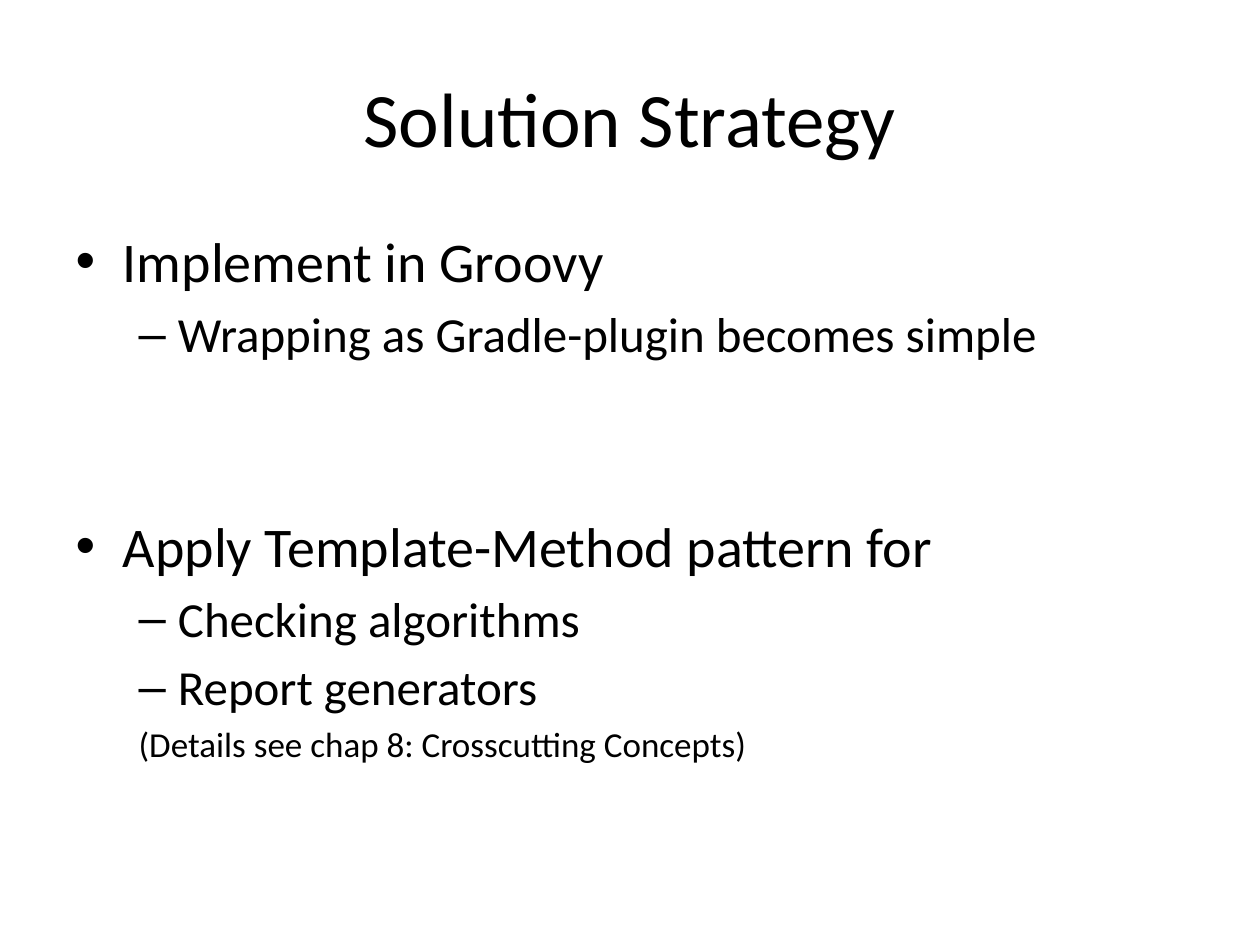
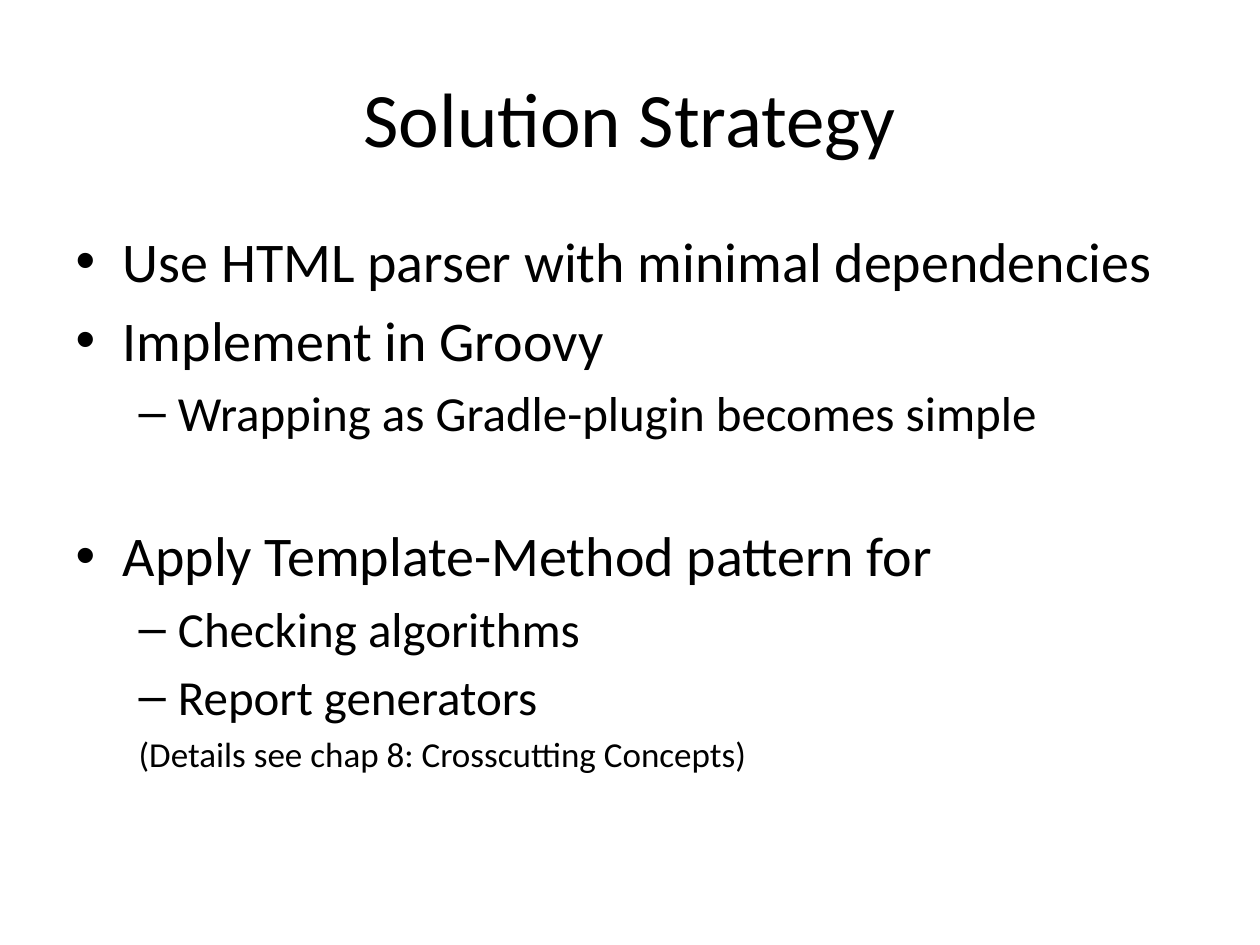
Before and after one commit to aim42/htmlSanityCheck, a slide deck: slide 12 of documentation/docs/presentation/HTMLSC-presentation.pptx. Drawn at 1260x945 pixels with LibreOffice and Linux fonts; fonts in the diff are those of the drawing. Boxes give left, top, right and bottom in pixels: in the first picture for what was removed or moved away, otherwise in the second. Text is boxed around its words. In the diff, an @@ line names an element or a change of style, - is before the commit and + after.

Commit message:
again, update to pptx documentation

```diff
--- a/documentation/docs/presentation/HTMLSC-presentation.pptx
+++ b/documentation/docs/presentation/HTMLSC-presentation.pptx
@@ text at [123, 243, 1152, 291]: paragraph added @@
+• Use HTML parser with minimal dependencies
```
